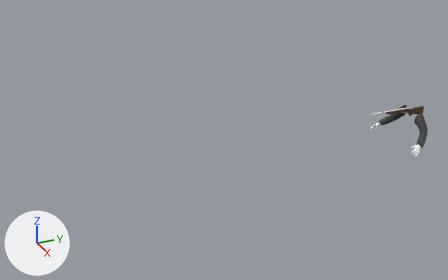
What one commit did to the Blender file models-source/0.5 - Blockouts/ViewmodelBlockout_WM_BoltRifle.blend.
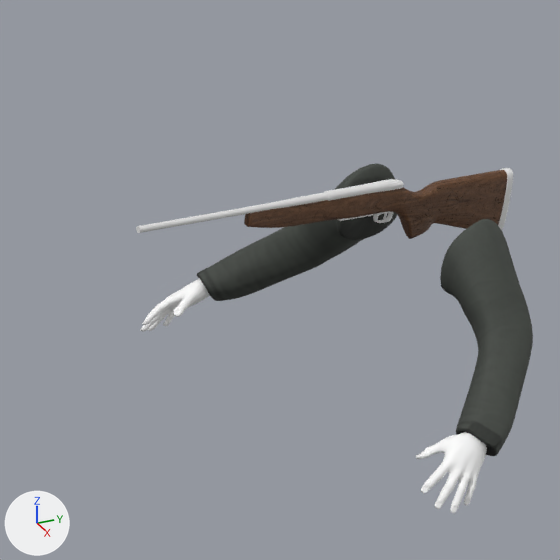
The first picture shows the older version from a 50 mm lens placed at (7.18, -6.51, 3.73), pointed at (-0.21, -3.18, 0.03). The close-ups show both versions on the part from 78% to 96% of the width and 29% to 58% of the height of that picture; other places that the commit changed are outside them. Lighting does not change. The marker at lower left points along +X, +Y and +Z.

Names of what the first close-up shows: 'Arms', 'BoltRifleModel', 'Clothes'.
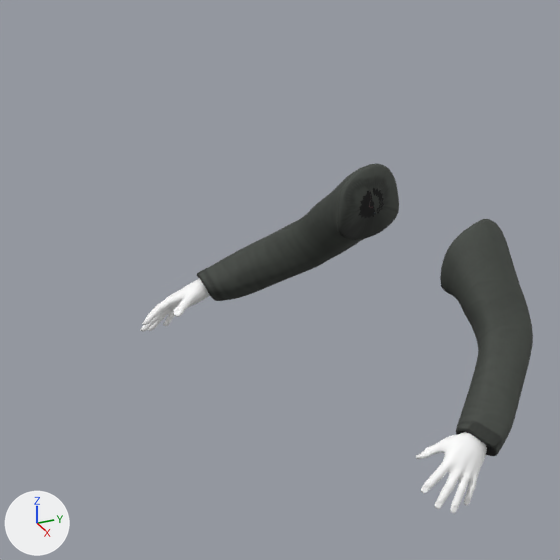
Location of each change, (x1, y1, x2, y2) in pixels of the close-ups (560 x 560 px):
'BoltRifleModel', deleted (brown)
    before: (136, 168, 513, 239)
    faces in mat_wood_001: (244, 170, 507, 239)
    faces in mat_metal_001 (its picture is missing): (136, 168, 513, 233)

The edits, one by one:
Object 'BoltRifleModel' (ob_boltriflemodel) is deleted.
